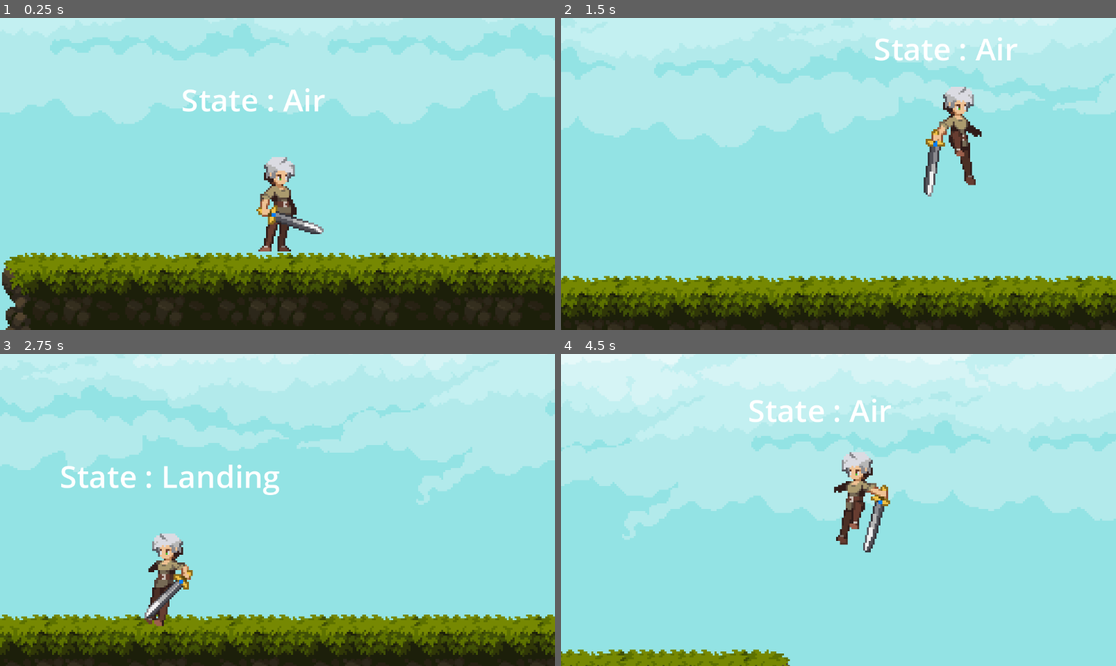
Above: before the commit, frames 1-4 (two rows, left to right).
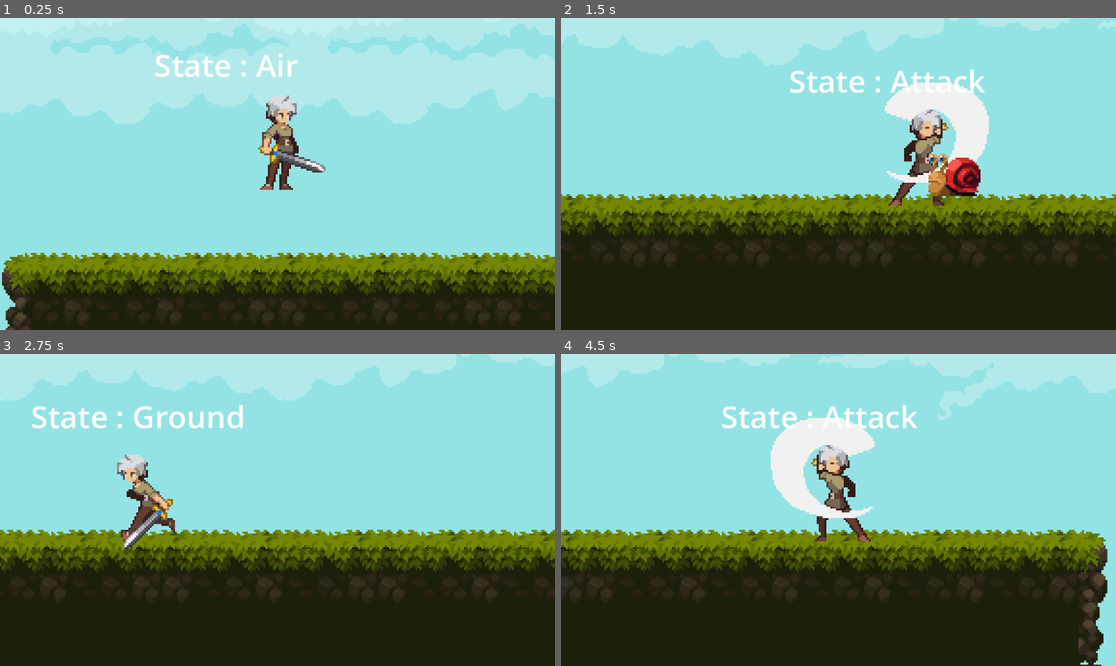
Above: after the commit, the same moments.

Repository: KeyVux/Tutorial-Games
Game: Godot game, scene res://Levels/test_level.tscn
The game is run twice, just before and just after one commit, with the same random seed, the same clock (stepped at 60 frames per second) and the same inputs.
Inputs (mouse positions are in pixels of both pictures, inside the frame that each line leads up to):
- Up to frame 1 (0.25 s): no input
- Up to frame 2 (1.5 s): move the mouse to (960, 158) at 0.52 s; press the mouse at (960, 158) at 0.53 s; hold D (right) from 0.53 s (still down); tap Space (jump) at 0.77 s; move the mouse to (727, 189) at 1.27 s; release the mouse at (727, 189) at 1.28 s; click (727, 189) at 1.35 s
- Up to frame 3 (2.75 s): tap Space (jump) at 1.52 s; move the mouse to (333, 441) at 2.02 s; release D (right) at 2.03 s; press the mouse at (333, 441) at 2.03 s; hold A (left) from 2.03 s (still down)
- Up to frame 4 (4.5 s): move the mouse to (810, 572) at 2.77 s; release A (left) at 2.78 s; release the mouse at (810, 572) at 2.78 s; hold D (right) 2.78-4.28 s; click (810, 572) at 2.85 s; tap Space (jump) at 3.02, 3.77 s; move the mouse to (1005, 556) at 3.52 s; press the mouse at (1005, 556) at 3.53 s; move the mouse to (672, 463) at 4.27 s; release the mouse at (672, 463) at 4.28 s; hold A (left) from 4.28 s (still down); click (672, 463) at 4.35 s

The runs differ from the first frame. In frame 1, 4.0% of the frame differs, in the area x 28-59%, y 11-75%; in frame 2, 62%; in frame 3, 61%; in frame 4, 87%, in the area x 0-100%, y 0-100%.

Commit message:
Add enemy Snail with damage handling and integrate into test level

Diff:
--- a/2dplatformer_attack_and_enemy_setup/Part 2/Character/player.tscn
+++ b/2dplatformer_attack_and_enemy_setup/Part 2/Character/player.tscn
@@ -11,10 +11,11 @@
 [ext_resource type="Script" path="res://Character/LandingState.gd" id="10_e7jjg"]
 [ext_resource type="Script" path="res://Character/attack.gd" id="10_tx2hu"]
 [ext_resource type="Script" path="res://Character/StateDebugLabel.gd" id="11_xtov4"]
+[ext_resource type="Script" path="res://Character/sword.gd" id="12_q162t"]
 
 [sub_resource type="CapsuleShape2D" id="CapsuleShape2D_ry2ya"]
 radius = 8.0
-height = 44.0
+height = 46.0
 
 [sub_resource type="Animation" id="Animation_76cko"]
 length = 0.001
@@ -53,6 +54,18 @@
 "transitions": PackedFloat32Array(1),
 "update": 1,
 "values": [4]
+}
+tracks/3/type = "value"
+tracks/3/imported = false
+tracks/3/enabled = true
+tracks/3/path = NodePath("Sword:monitoring")
+tracks/3/interp = 1
+tracks/3/loop_wrap = true
+tracks/3/keys = {
+"times": PackedFloat32Array(0),
+"transitions": PackedFloat32Array(1),
+"update": 1,
+"values": [false]
 }
 
 [sub_resource type="Animation" id="Animation_hhlbu"]
@@ -296,6 +309,18 @@
 "update": 1,
 "values": [0, 1, 2, 3]
 }
+tracks/3/type = "value"
+tracks/3/imported = false
+tracks/3/enabled = true
+tracks/3/path = NodePath("Sword:monitoring")
+tracks/3/interp = 1
+tracks/3/loop_wrap = true
+tracks/3/keys = {
+"times": PackedFloat32Array(0.1, 0.2),
+"transitions": PackedFloat32Array(1, 1),
+"update": 1,
+"values": [true, false]
+}
 
 [sub_resource type="Animation" id="Animation_h7eiu"]
 resource_name = "attack2"
@@ -336,6 +361,18 @@
 "transitions": PackedFloat32Array(1, 1, 1, 1),
 "update": 1,
 "values": [4, 5, 6, 7]
+}
+tracks/3/type = "value"
+tracks/3/imported = false
+tracks/3/enabled = true
+tracks/3/path = NodePath("Sword:monitoring")
+tracks/3/interp = 1
+tracks/3/loop_wrap = true
+tracks/3/keys = {
+"times": PackedFloat32Array(0.1, 0.2),
+"transitions": PackedFloat32Array(1, 1),
+"update": 1,
+"values": [true, false]
 }
 
 [sub_resource type="AnimationLibrary" id="AnimationLibrary_0dkb2"]
@@ -422,18 +459,20 @@
 transitions = ["Start", "move", SubResource("AnimationNodeStateMachineTransition_i4ph4"), "move", "jump_start", SubReso …(695 unchanged characters)…
 graph_offset = Vector2(8, -33)
 
+[sub_resource type="RectangleShape2D" id="RectangleShape2D_y2vb2"]
+size = Vector2(20, 48)
+
 [node name="Player" type="CharacterBody2D"]
 script = ExtResource("1_flj5s")
 
+[node name="Sprite2D" type="Sprite2D" parent="."]
+position = Vector2(1, -24)
+texture = ExtResource("1_uohqy")
+hframes = 4
+
 [node name="CollisionShape2D" type="CollisionShape2D" parent="."]
-position = Vector2(0, 9)
+position = Vector2(0, -23)
 shape = SubResource("CapsuleShape2D_ry2ya")
-
-[node name="Sprite2D" type="Sprite2D" parent="."]
-position = Vector2(-32, -32)
-texture = ExtResource("1_uohqy")
-centered = false
-hframes = 4
 
 [node name="AnimationPlayer" type="AnimationPlayer" parent="."]
 libraries = {
@@ -476,13 +515,22 @@
 one_shot = true
 
 [node name="StateDebugLabel" type="Label" parent="." node_paths=PackedStringArray("state_machine")]
-offset_left = -50.0
-offset_top = -58.0
-offset_right = 49.0
-offset_bottom = -32.0
+offset_left = -64.0
+offset_top = -76.0
+offset_right = 35.0
+offset_bottom = -50.0
 text = "State: "
 script = ExtResource("11_xtov4")
 state_machine = NodePath("../CharacterStateMachine")
 
+[node name="Sword" type="Area2D" parent="."]
+monitoring = false
+script = ExtResource("12_q162t")
+
+[node name="CollisionShape2D" type="CollisionShape2D" parent="Sword"]
+position = Vector2(26, -24)
+shape = SubResource("RectangleShape2D_y2vb2")
+
 [connection signal="animation_finished" from="AnimationTree" to="CharacterStateMachine/Landing" method="_on_animation_tree_animation_finished"]
 [connection signal="animation_finished" from="AnimationTree" to="CharacterStateMachine/Attack" method="_on_animation_tree_animation_finished"]
+[connection signal="body_shape_entered" from="Sword" to="Sword" method="_on_body_shape_entered"]
--- /dev/null
+++ b/2dplatformer_attack_and_enemy_setup/Part 2/Character/sword.gd
@@ -0,0 +1,8 @@
+extends Area2D
+
+@export var damage: float = 10.0
+
+func _on_body_shape_entered(body_rid: RID, body: Node2D, body_shape_index: int, local_shape_index: int) -> void:
+	for child in body.get_children():
+		if child is Damagetable:
+			child.hit(damage)
--- /dev/null
+++ b/2dplatformer_attack_and_enemy_setup/Part 2/Enemy/Snail/damagetable.gd
@@ -0,0 +1,10 @@
+class_name Damagetable
+extends Node
+
+@export var health: float = 20.0
+
+func hit(damage: float):
+	health -= damage
+
+	if health <= 0:
+		get_parent().queue_free()
--- /dev/null
+++ b/2dplatformer_attack_and_enemy_setup/Part 2/Enemy/Snail/snail.tscn
@@ -0,0 +1,113 @@
+[gd_scene load_steps=7 format=3 uid="uid://dcfgf8467pyvj"]
+
+[ext_resource type="Texture2D" uid="uid://dpii7hugyoc76" path="res://Art/Legacy-Fantasy - High Forest 2.3/Mob/Snail/walk-Sheet.png" id="1_yffqw"]
+[ext_resource type="Script" path="res://Enemy/Snail/damagetable.gd" id="2_6jjls"]
+
+[sub_resource type="RectangleShape2D" id="RectangleShape2D_hsva0"]
+size = Vector2(25.5, 26)
+
+[sub_resource type="Animation" id="Animation_0xyky"]
+resource_name = "walk"
+length = 0.8
+loop_mode = 1
+step = 0.1
+tracks/0/type = "value"
+tracks/0/imported = false
+tracks/0/enabled = true
+tracks/0/path = NodePath("Sprite2D:texture")
+tracks/0/interp = 1
+tracks/0/loop_wrap = true
+tracks/0/keys = {
+"times": PackedFloat32Array(0),
+"transitions": PackedFloat32Array(1),
+"update": 1,
+"values": [ExtResource("1_yffqw")]
+}
+tracks/1/type = "value"
+tracks/1/imported = false
+tracks/1/enabled = true
+tracks/1/path = NodePath("Sprite2D:hframes")
+tracks/1/interp = 1
+tracks/1/loop_wrap = true
+tracks/1/keys = {
+"times": PackedFloat32Array(0),
+"transitions": PackedFloat32Array(1),
+"update": 1,
+"values": [8]
+}
+tracks/2/type = "value"
+tracks/2/imported = false
+tracks/2/enabled = true
+tracks/2/path = NodePath("Sprite2D:frame")
+tracks/2/interp = 1
+tracks/2/loop_wrap = true
+tracks/2/keys = {
+"times": PackedFloat32Array(0, 0.1, 0.2, 0.3, 0.4, 0.5, 0.6, 0.7),
+"transitions": PackedFloat32Array(1, 1, 1, 1, 1, 1, 1, 1),
+"update": 1,
+"values": [0, 1, 2, 3, 4, 5, 6, 7]
+}
+
+[sub_resource type="Animation" id="Animation_tdssm"]
+length = 0.001
+tracks/0/type = "value"
+tracks/0/imported = false
+tracks/0/enabled = true
+tracks/0/path = NodePath("Sprite2D:texture")
+tracks/0/interp = 1
+tracks/0/loop_wrap = true
+tracks/0/keys = {
+"times": PackedFloat32Array(0),
+"transitions": PackedFloat32Array(1),
+"update": 1,
+"values": [ExtResource("1_yffqw")]
+}
+tracks/1/type = "value"
+tracks/1/imported = false
+tracks/1/enabled = true
+tracks/1/path = NodePath("Sprite2D:hframes")
+tracks/1/interp = 1
+tracks/1/loop_wrap = true
+tracks/1/keys = {
+"times": PackedFloat32Array(0),
+"transitions": PackedFloat32Array(1),
+"update": 1,
+"values": [8]
+}
+tracks/2/type = "value"
+tracks/2/imported = false
+tracks/2/enabled = true
+tracks/2/path = NodePath("Sprite2D:frame")
+tracks/2/interp = 1
+tracks/2/loop_wrap = true
+tracks/2/keys = {
+"times": PackedFloat32Array(0),
+"transitions": PackedFloat32Array(1),
+"update": 1,
+"values": [0]
+}
+
+[sub_resource type="AnimationLibrary" id="AnimationLibrary_5dsok"]
+_data = {
+"RESET": SubResource("Animation_tdssm"),
+"walk": SubResource("Animation_0xyky")
+}
+
+[node name="Snail" type="CharacterBody2D"]
+position = Vector2(0, -16)
+
+[node name="Sprite2D" type="Sprite2D" parent="."]
+texture = ExtResource("1_yffqw")
+hframes = 8
+
+[node name="CollisionShape2D" type="CollisionShape2D" parent="."]
+position = Vector2(-1, 3)
+shape = SubResource("RectangleShape2D_hsva0")
+
+[node name="AnimationPlayer" type="AnimationPlayer" parent="."]
+libraries = {
+"": SubResource("AnimationLibrary_5dsok")
+}
+
+[node name="Damagetable" type="Node" parent="."]
+script = ExtResource("2_6jjls")
--- a/2dplatformer_attack_and_enemy_setup/Part 2/Levels/test_level.tscn
+++ b/2dplatformer_attack_and_enemy_setup/Part 2/Levels/test_level.tscn
@@ -1,8 +1,9 @@
-[gd_scene load_steps=6 format=3 uid="uid://dmmkegp00cl18"]
+[gd_scene load_steps=7 format=3 uid="uid://dmmkegp00cl18"]
 
 [ext_resource type="Texture2D" uid="uid://cnb6vef35n3ad" path="res://Art/Legacy-Fantasy - High Forest 2.3/Assets/Tiles.png" id="1_eqpw1"]
 [ext_resource type="Texture2D" uid="uid://cqrqnlx2jpsop" path="res://Art/Legacy-Fantasy - High Forest 2.3/Background/Background.png" id="1_uo41u"]
 [ext_resource type="PackedScene" uid="uid://xxaoff7gwbrm" path="res://Character/player.tscn" id="2_t7emj"]
+[ext_resource type="PackedScene" uid="uid://dcfgf8467pyvj" path="res://Enemy/Snail/snail.tscn" id="4_uwyrh"]
 
 [sub_resource type="TileSetAtlasSource" id="TileSetAtlasSource_x01cw"]
 texture = ExtResource("1_eqpw1")
@@ -523,3 +524,6 @@
 position_smoothing_enabled = true
 drag_horizontal_enabled = true
 drag_vertical_enabled = true
+
+[node name="Snail" parent="." instance=ExtResource("4_uwyrh")]
+position = Vector2(94, 75)
Not shown: 1 places in 2dplatformer_attack_and_enemy_setup/Part 2/Character/player.tscn that only renumber resources
